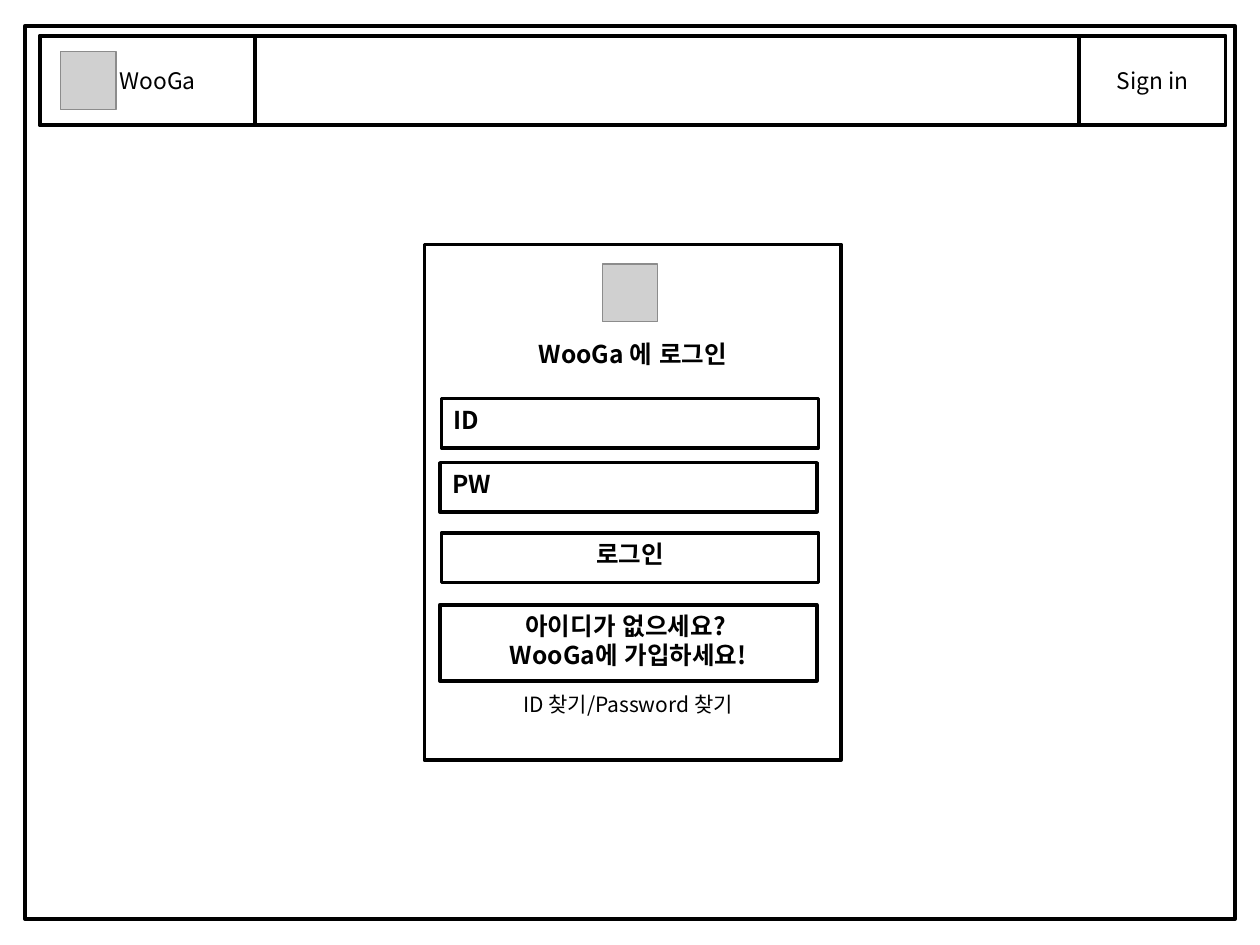
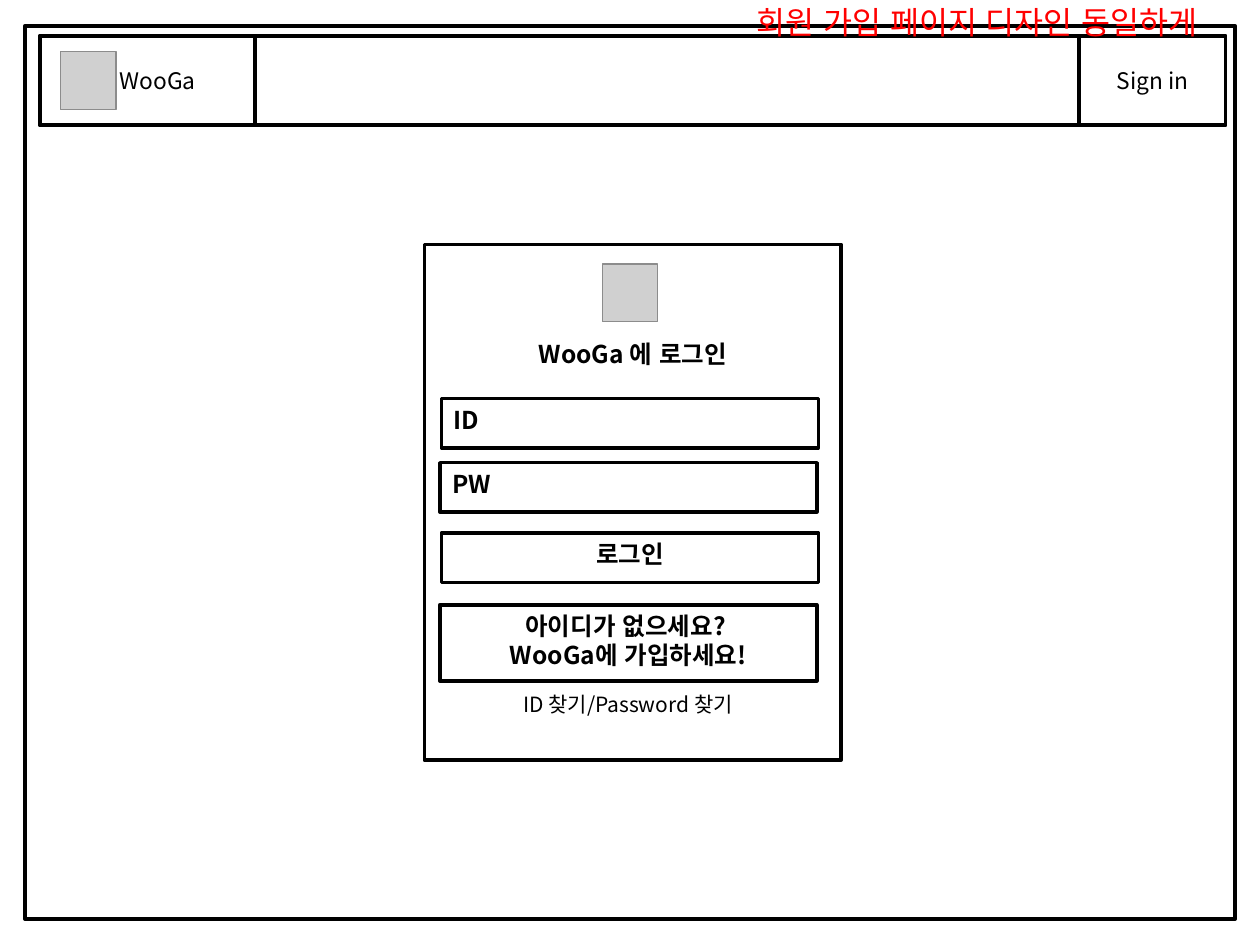
Before and after one commit to jiseok1378/account-book, a slide deck: slide 2 of 화면 설계.pptx. Drawn at 1260x945 pixels with LibreOffice and Linux fonts; fonts in the diff are those of the drawing; grey boxes stand for pictures. Boxes give left, top, right and bottom in pixels: in the first picture for what was removed or moved away, otherwise in the second. Text is boxed around its words. In the diff, an @@ line names an element or a change of style, - is before the commit and + after.

```diff
--- a/화면 설계.pptx
+++ b/화면 설계.pptx
@@ text added at box(757, 8, 1198, 38), 18 pt, text #FF0000 @@
+회원 가입 페이지 디자인 동일하게
```
Also in this commit, not shown: 1 slide added, 11 other files.
